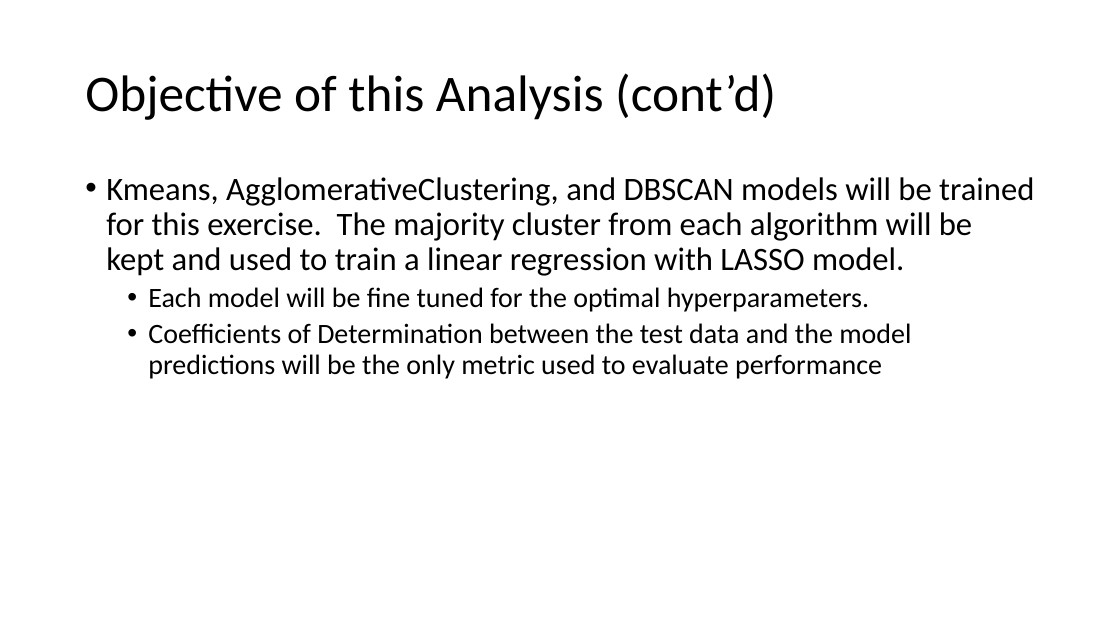
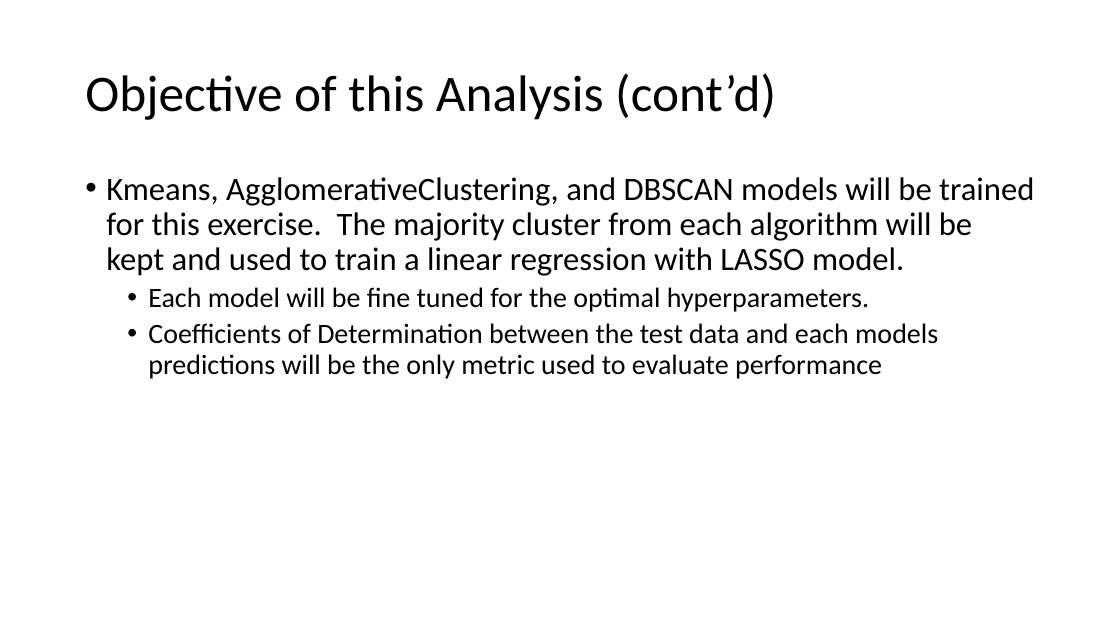
Before and after one commit to M-Matrona/IBM-Machine-Learning-Course, a slide deck: slide 6 of Course_4_Unsupervised_Learning/Classification_Project_Body_Fat_Prediction.pptx. Drawn at 1120x630 pixels with LibreOffice and Linux fonts; fonts in the diff are those of the drawing. Boxes give left, top, right and bottom in pixels: in the first picture for what was removed or moved away, otherwise in the second. Text is boxed around its words. In the diff, an @@ line names an element or a change of style, - is before the commit and + after.

```diff
--- a/Course_4_Unsupervised_Learning/Classification_Project_Body_Fat_Prediction.pptx
+++ b/Course_4_Unsupervised_Learning/Classification_Project_Body_Fat_Prediction.pptx
@@ text at (148, 323, 938, 379): text changed @@
-  • Coefficients of Determination between the test data and the model predictions will be the only metric used to evaluate performance
+  • Coefficients of Determination between the test data and each models predictions will be the only metric used to evaluate performance
```
Also in this commit, not shown: 10 other slides changed, 2 slides added, 2 slides removed, 4 other files.
